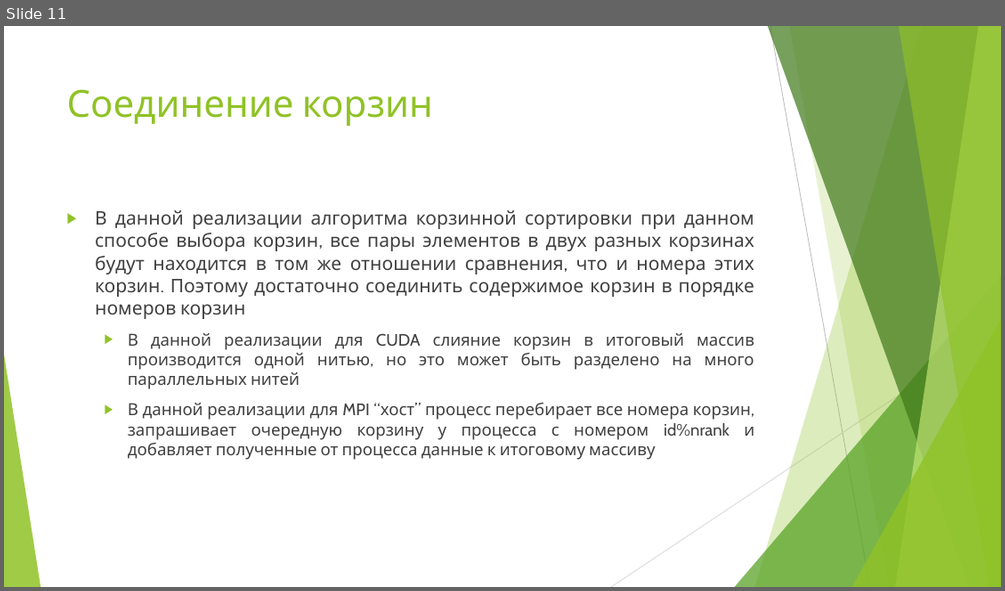
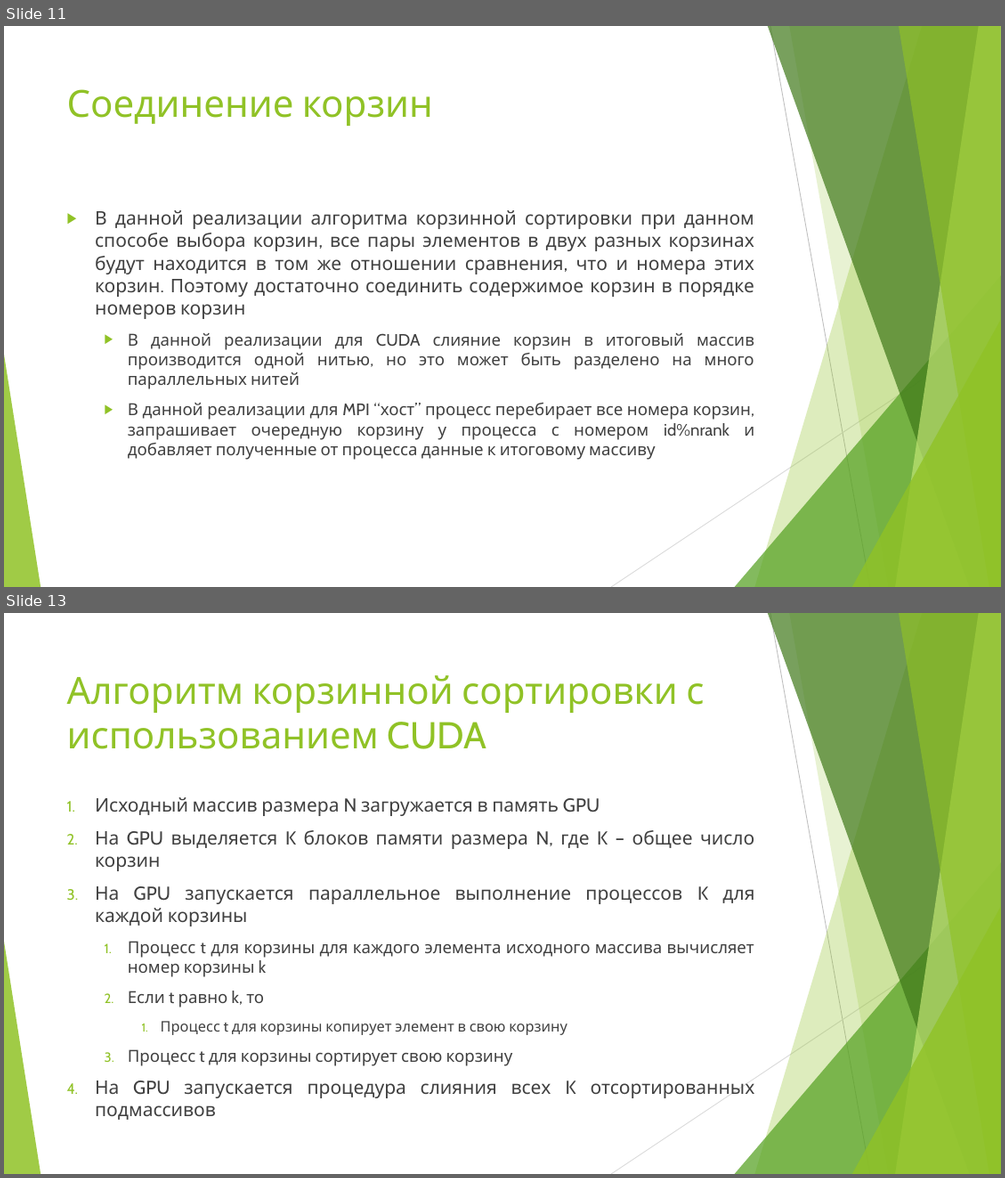
Before and after one commit to dprotopopov/ParallelSorting, a slide deck: Корзинная сортировка.pptx. Shown one above the other, each under a label of ours: slide 11 before the commit, slides 11 and 13 after it; the slides between them are not shown. The pictures are 1005x591 and 1005x1178 pixels, drawn with LibreOffice and Linux fonts; fonts in the diff are those of the drawing. Boxes give left, top, right and bottom in pixels: in the first picture for what was removed or moved away, otherwise in the second. Text is boxed around its words. In the diff, an @@ line names an element or a change of style, - is before the commit and + after.

Commit message:
> У вас получились уже алгоритмы сортировки описать поэтапно?

```diff
--- a/Корзинная сортировка.pptx
+++ b/Корзинная сортировка.pptx
@@ slide 13 added at (4,613,1001,1174), background #FFFFFF; not listed: 10 template elements that a slide beside it also shows @@
@@ title added at (67,675,704,749), 36 pt, text #90C226 @@
+Алгоритм корзинной сортировки с использованием CUDA
@@ text added at (95,797,755,1119), 18 pt, text #404040 @@
+1. Исходный массив размера N загружается в память GPU
+2. На GPU выделяется K блоков памяти размера N, где K – общее число корзин
+3. На GPU запускается параллельное выполнение процессов K для каждой корзины
+  1. Процесс t для корзины для каждого элемента исходного массива вычисляет номер корзины k
+  2. Если t равно k, то
+    1. Процесс t для корзины копирует элемент в свою корзину
+  3. Процесс t для корзины сортирует свою корзину
+4. На GPU запускается процедура слияния всех K отсортированных подмассивов
```
Also in this commit, not shown: 1 other slide added, 4 other files.
